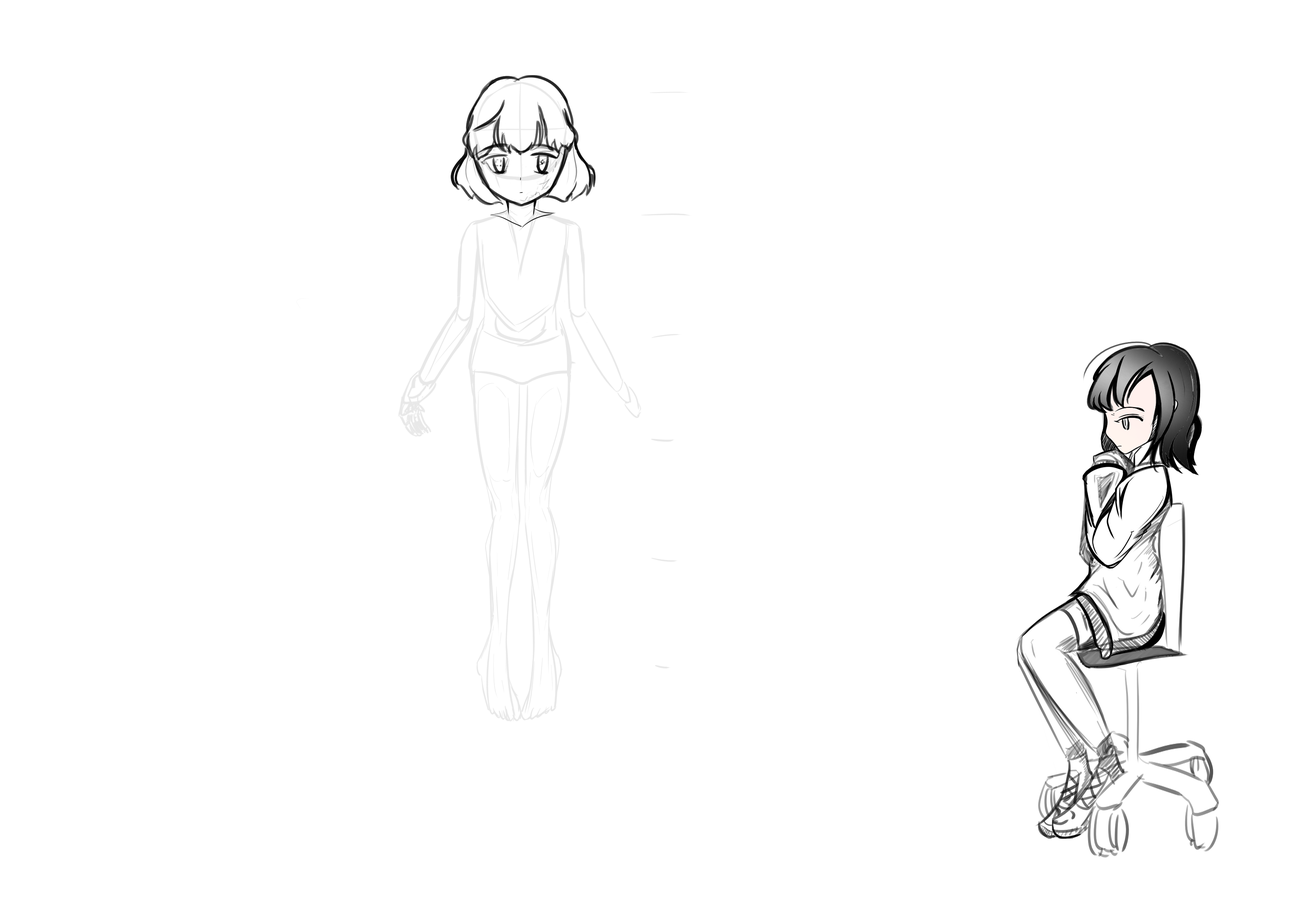
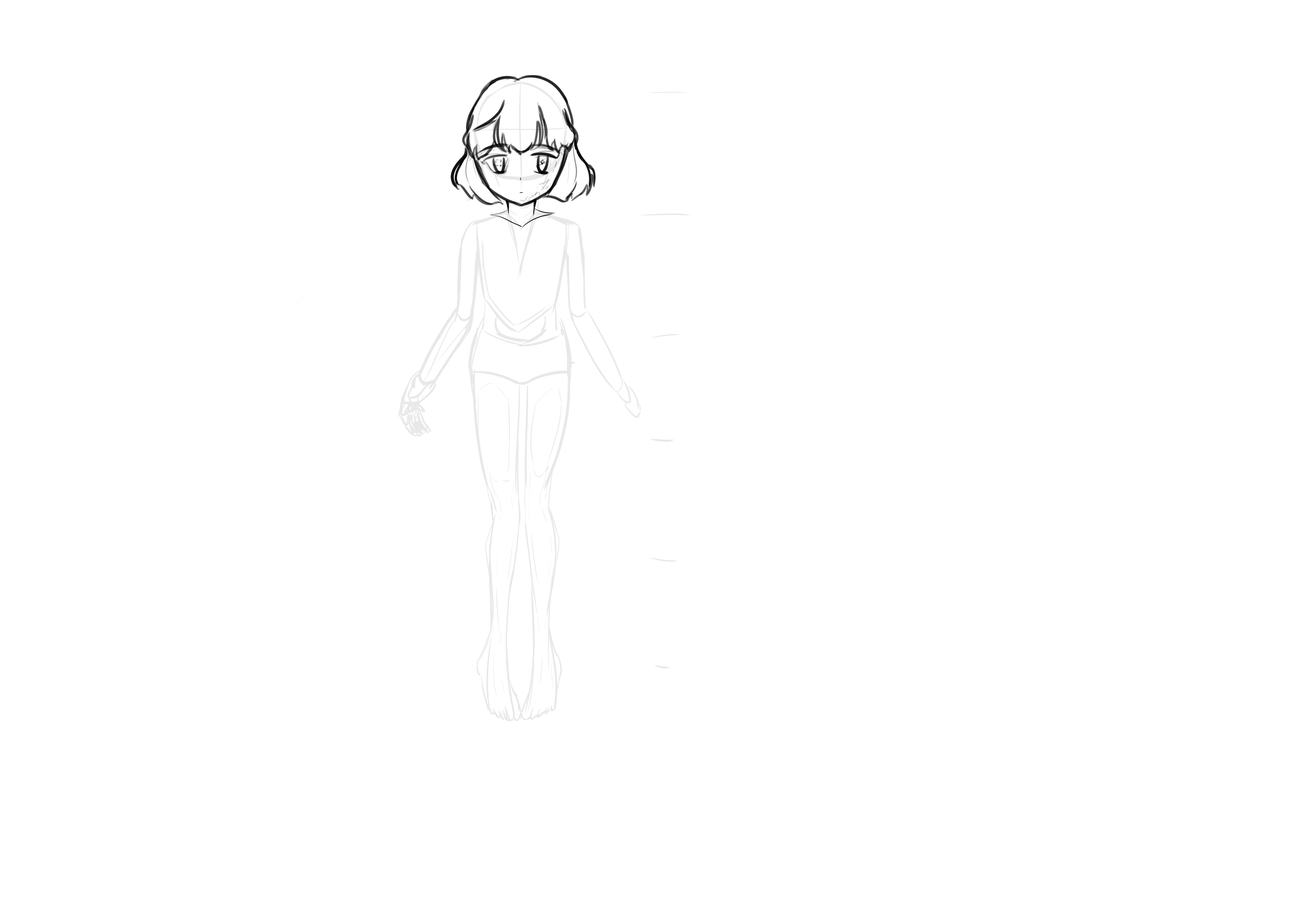
Before/after of a 1305 × 922 layered artwork. What changed in the layer stack:
painted on "Phone" over [1083, 344, 1119, 381]
hid "Apollo", painted on it over [1015, 341, 1219, 859]
painted on "Draft" over [1015, 341, 1219, 859]
